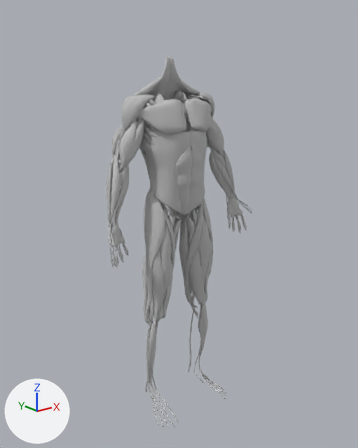
Before and after pictures for a commit that changed the FBX model DEFTXR_VR_Cloud/Assets/DEFTXR/Human Anatomy/All Systems Temp/3D models/Muscular system.fbx.
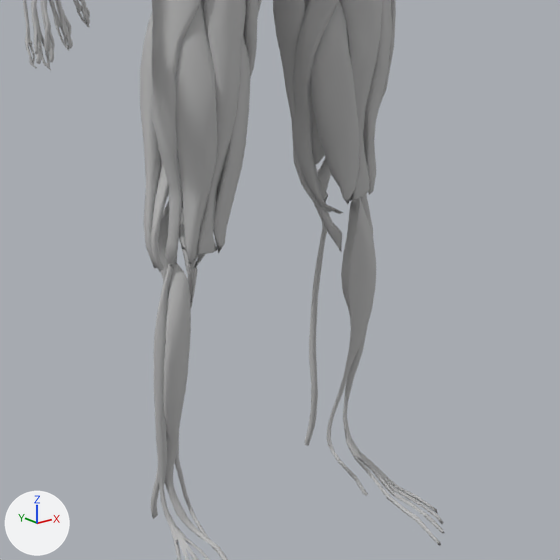
The first picture shows the older version from a camera (50 mm lens) standing at (-2.157, -1.706, 1.618) and looking at (-0.795, -0.004, 0.937). The close-ups show both versions on the part from 29% to 72% of the width and 55% to 90% of the height of that picture; other places that the commit changed are outside them. The axes (+X, +Y, +Z) are drawn at lower left. The lights are the same throughout. Where no turn or scale is listed for an object, it has been applied to the vertices.

Names of what the first close-up shows: 'Bicepfemoris_long_head_right', 'Extensor_digitorum_longus_left', 'Extensor_digitorum_longus_right', 'Rectus_femoris_left', 'Rectus_femoris_right', 'Sartorius_left', 'Tensor_fasciae_latea_right', 'Tibialis_anterior_left', 'Tibialis_anterior_right', 'Vastus_lateralis_right', 'Vastus_medialis_left', 'Vastus_medialis_right'.
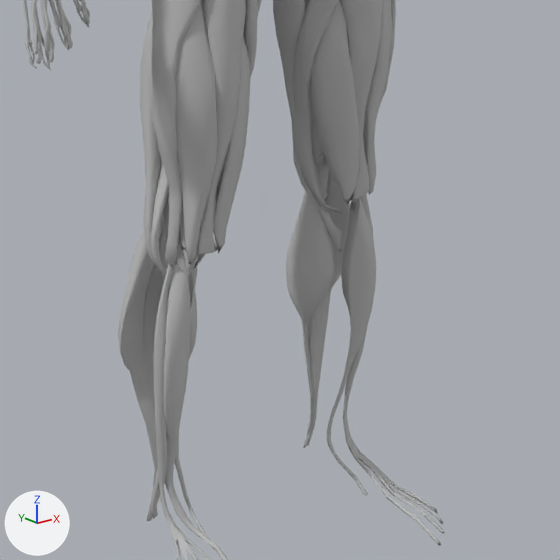
Where the newer file only moved an object's origin or applied its transform, the numbers keep the older frame.

Changed parts and their boxes [x1, y1, x2, y2] in the close-ups (560 x 560 px):
```json
{"object": "Gastrocnemius_left", "change": "added", "after": [286, 152, 350, 448]}
{"object": "Gastrocnemius_right", "change": "added", "after": [118, 193, 197, 521]}
```

Edits to the scene script, one JSON object a line:
```json
{"op": "add", "block": "mat_gastrocnemius_m", "code": ["mat_gastrocnemius_m = principled_material('Gastrocnemius_M')", "mat_gastrocnemius_m.base_color = (0.5, 0.5, 0.5)  # grey #bcbcbc", "mat_gastrocnemius_m.roughness = 0.749"]}
{"op": "add", "block": "me_mesh_151", "code": ["me_mesh_151 = bpy.data.meshes.new('Mesh.151')", "me_mesh_151.from_pydata(...)  # 234 vertices, 459 faces; spans x -0.055..0.055, y -0.049..0.049, z -0.27..0.27", "me_mesh_151.materials.append(mat_gastrocnemius_m)  # grey #bcbcbc"]}
{"op": "add", "block": "me_mesh_152", "code": ["me_mesh_152 = bpy.data.meshes.new('Mesh.152')", "me_mesh_152.from_pydata(...)  # 234 vertices, 459 faces; spans x -0.055..0.055, y -0.049..0.049, z -0.27..0.27", "me_mesh_152.materials.append(mat_gastrocnemius_m)  # grey #bcbcbc"]}
{"op": "add", "block": "ob_gastrocnemius_right", "code": ["ob_gastrocnemius_right = bpy.data.objects.new('Gastrocnemius_right', me_mesh_151)", "ob_gastrocnemius_right.location = (-0.946, 0.05, 0.314)"]}
{"op": "add", "block": "ob_gastrocnemius_left", "code": ["ob_gastrocnemius_left = bpy.data.objects.new('Gastrocnemius_left', me_mesh_152)", "ob_gastrocnemius_left.location = (-0.654, 0.05, 0.314)"]}
```
